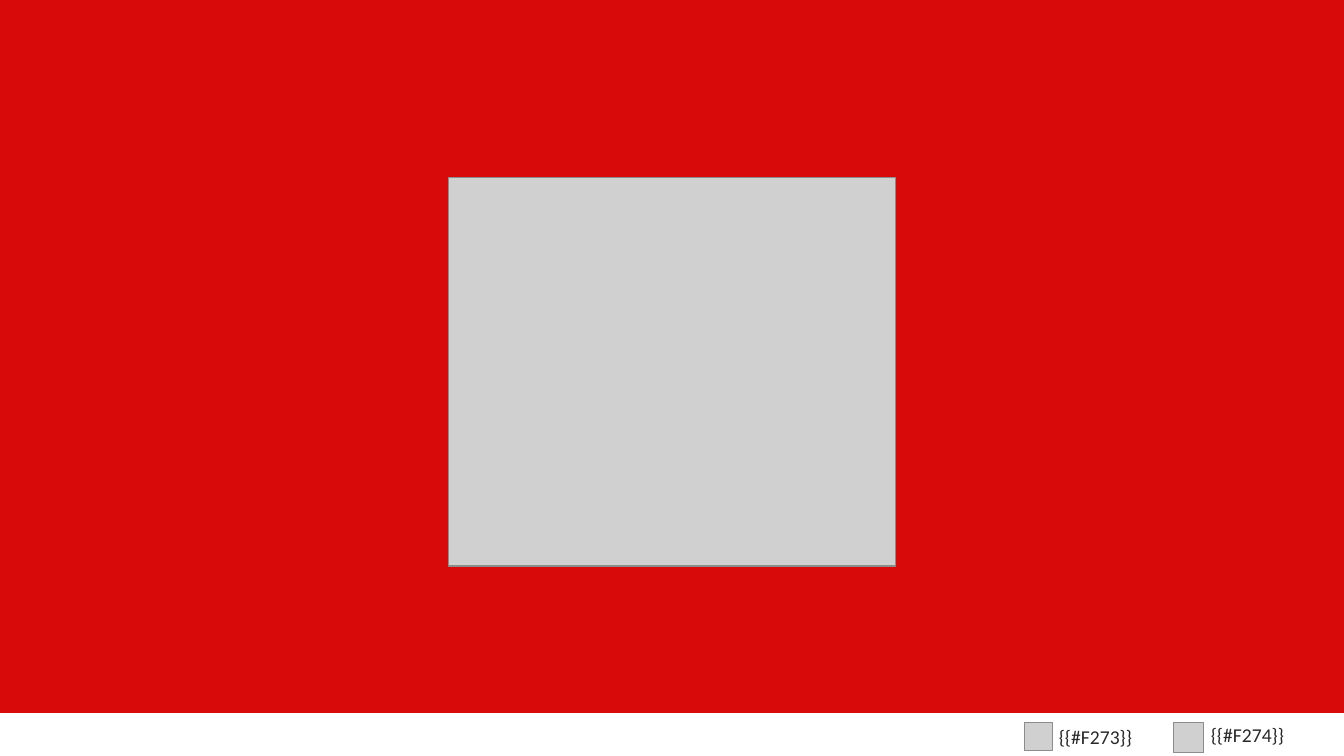
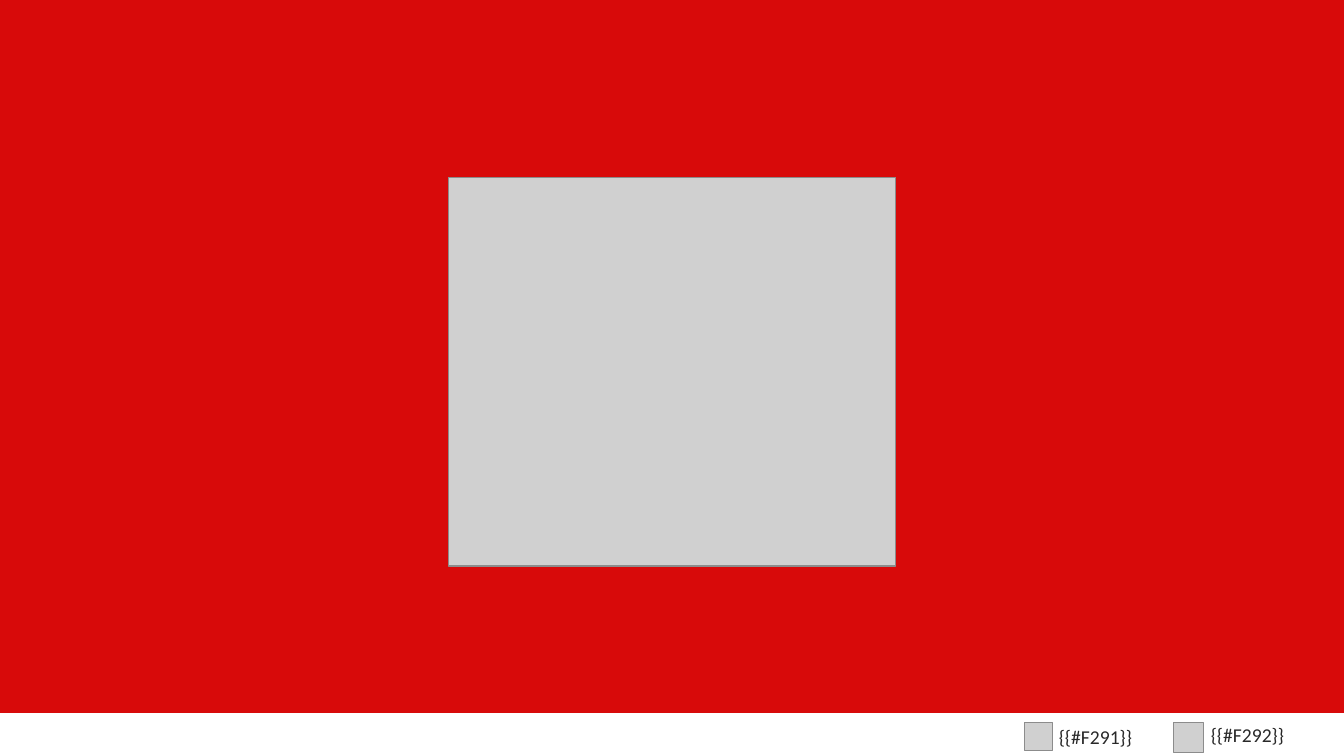
Before and after one commit to JohanCh01/flujo-cosecha, a slide deck: slide 13 of lib/plantilla_reporte.pptx. Drawn at 1344x756 pixels with LibreOffice and Linux fonts; fonts in the diff are those of the drawing; grey boxes stand for pictures; background and template pictures are left out. Boxes give left, top, right and bottom in pixels: in the first picture for what was removed or moved away, otherwise in the second. Text is boxed around its words. In the diff, an @@ line names an element or a change of style, - is before the commit and + after.

```diff
--- a/lib/plantilla_reporte.pptx
+++ b/lib/plantilla_reporte.pptx
@@ text at [1059,730,1132,747]: text changed @@
-{{#F273}}
+{{#F291}}
@@ text at [1211,728,1284,745]: text changed @@
-{{#F274}}
+{{#F292}}
```
Also in this commit, not shown: 8 other slides changed, 5 other files.
